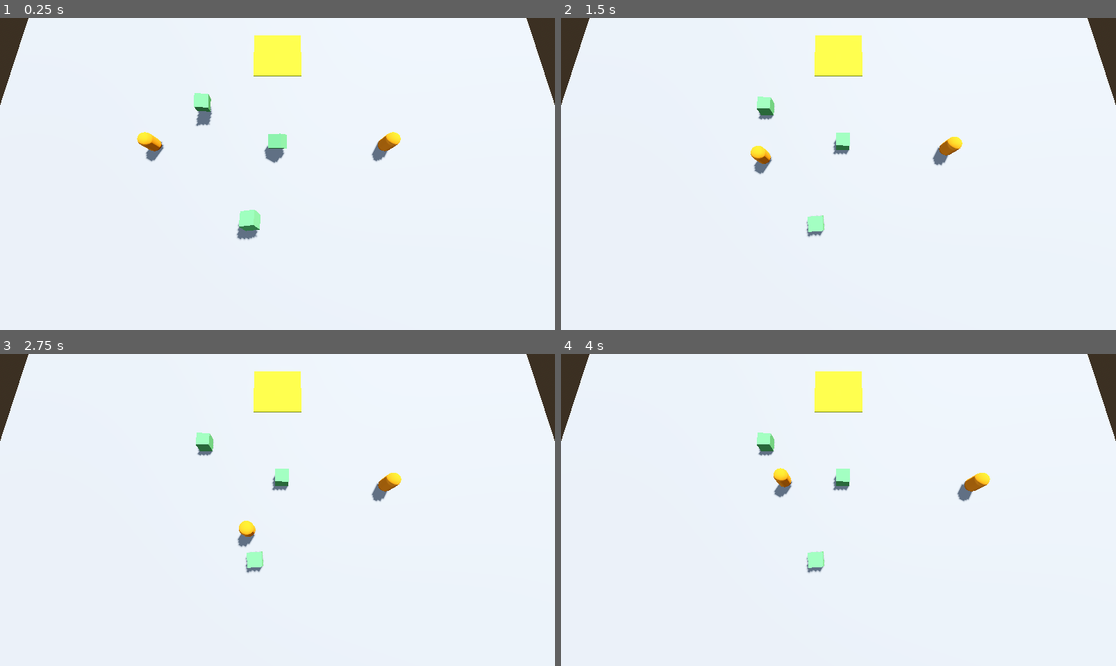
Above: before the commit, frames 1-4 (two rows, left to right).
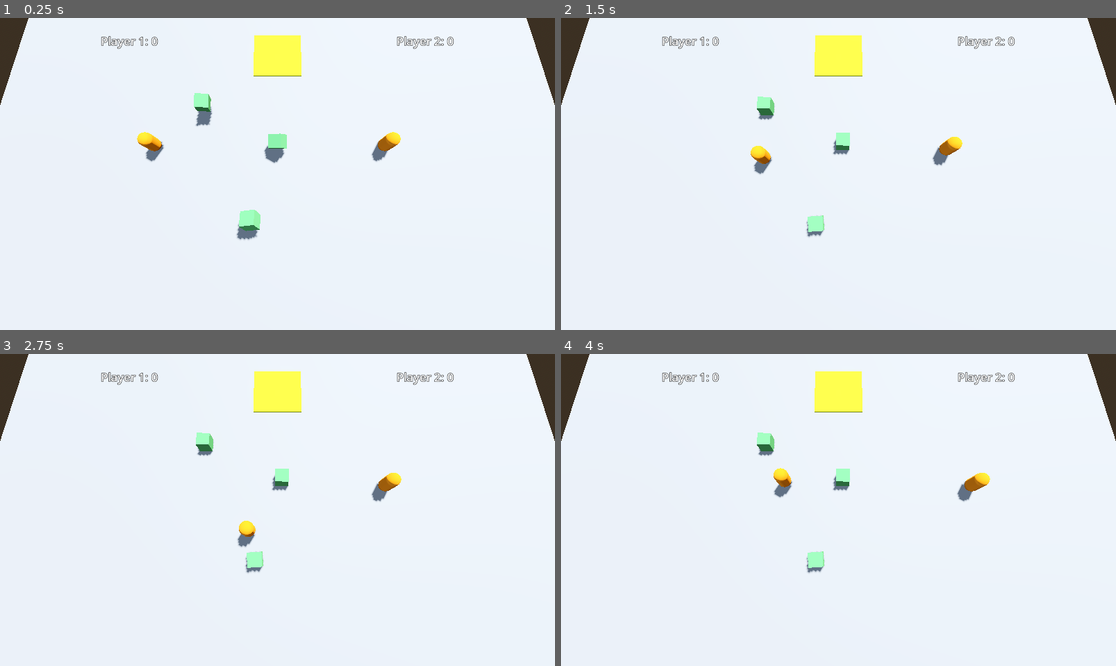
Above: after the commit, the same moments.

Repository: berkunal/farm-sabotage-prototype
Game: Godot game, scene res://scenes/world.tscn
The game is run twice, just before and just after one commit, with the same random seed, the same clock (stepped at 60 frames per second) and the same inputs.
Inputs:
- Up to frame 1 (0.25 s): no input
- Up to frame 2 (1.5 s): hold D (p1_right) 0.53-1.28 s; tap E (p1_interact) at 0.6 s; hold S (p1_down) from 1.28 s (still down); tap Down (p2_down) at 1.35 s
- Up to frame 3 (2.75 s): release S (p1_down) at 2.03 s; hold D (p1_right) from 2.03 s (still down); tap P (p2_interact) at 2.1 s
- Up to frame 4 (4 s): release D (p1_right) at 2.78 s; hold W (p1_up) 2.78-3.53 s; tap Left (p2_left) at 2.85 s; hold A (p1_left) from 3.53 s (still down); hold Right (p2_right) from 3.53 s (still down)

The runs differ from the first frame. In frame 1, 0.3% of the frame differs, in the area x 18-82%, y 5-11%; in frame 2, 0.3%; in frame 3, 0.3%; in frame 4, 0.3%.

Commit message:
Add drop zone and scoring

Diff:
--- /dev/null
+++ b/resources/score_label.tres
@@ -0,0 +1,6 @@
+[gd_resource type="LabelSettings" format=3 uid="uid://bip4slgfeqy4f"]
+
+[resource]
+font_size = 24
+outline_size = 3
+outline_color = Color(0, 0, 0, 1)
--- a/scenes/world.tscn
+++ b/scenes/world.tscn
@@ -1,9 +1,11 @@
-[gd_scene load_steps=11 format=3 uid="uid://g7xoeltvtmr6"]
+[gd_scene load_steps=13 format=3 uid="uid://g7xoeltvtmr6"]
 
 [ext_resource type="PackedScene" uid="uid://chg43aqlcpl6q" path="res://scenes/player.tscn" id="1_rwgxs"]
 [ext_resource type="PackedScene" uid="uid://55qmimsyggod" path="res://scenes/crop.tscn" id="2_4wyf3"]
 [ext_resource type="Script" uid="uid://cwqc1rt8ywc8q" path="res://scripts/drop_zone.gd" id="3_4wyf3"]
 [ext_resource type="Script" uid="uid://l316c8vtv74n" path="res://scripts/score_manager.gd" id="4_k0juu"]
+[ext_resource type="LabelSettings" uid="uid://bip4slgfeqy4f" path="res://resources/score_label.tres" id="5_71j4m"]
+[ext_resource type="Script" uid="uid://cb8631idmsqla" path="res://scripts/hud.gd" id="5_qfnet"]
 
 [sub_resource type="ProceduralSkyMaterial" id="ProceduralSkyMaterial_fj7yv"]
 sky_horizon_color = Color(0.662243, 0.671743, 0.686743, 1)
@@ -73,3 +75,25 @@
 
 [node name="ScoreManager" type="Node" parent="."]
 script = ExtResource("4_k0juu")
+
+[node name="HUD" type="CanvasLayer" parent="."]
+script = ExtResource("5_qfnet")
+
+[node name="HBoxContainer" type="HBoxContainer" parent="HUD"]
+anchors_preset = 10
+anchor_right = 1.0
+offset_top = 31.0
+offset_bottom = 54.0
+grow_horizontal = 2
+theme_override_constants/separation = 495
+alignment = 1
+
+[node name="Player1Score" type="Label" parent="HUD/HBoxContainer"]
+layout_mode = 2
+text = "Player 1: 0"
+label_settings = ExtResource("5_71j4m")
+
+[node name="Player2Score" type="Label" parent="HUD/HBoxContainer"]
+layout_mode = 2
+text = "Player 2: 0"
+label_settings = ExtResource("5_71j4m")
--- a/scripts/drop_zone.gd
+++ b/scripts/drop_zone.gd
@@ -4,13 +4,12 @@
 signal crop_delivered(player_id: int)
 
 func _ready():
+	add_to_group("drop_zones")
 	connect("body_entered", Callable(self, "_on_body_entered"))
 
 func _on_body_entered(body):
-	print("some one entered")
 	# Check if the thing is a crop
 	if body.is_in_group("crops") and body.get("last_owner") != null:
-		print("AH!")
 		var player_id = body.last_owner.player_id
 		emit_signal("crop_delivered", player_id)
 
--- /dev/null
+++ b/scripts/hud.gd
@@ -0,0 +1,14 @@
+extends CanvasLayer
+
+@onready var player_1_score: Label = $HBoxContainer/Player1Score
+@onready var player_2_score: Label = $HBoxContainer/Player2Score
+
+func _ready() -> void:
+	add_to_group("hud")
+
+func update_score(player_id: int, score: int):
+	match player_id:
+		1:
+			player_1_score.text = "Player 1: %d" % score
+		2:
+			player_2_score.text = "Player 2: %d" % score
--- a/scripts/score_manager.gd
+++ b/scripts/score_manager.gd
@@ -1,10 +1,17 @@
 extends Node
 
-var scores = {1: 0, 2: 0}
+var player_scores = {1: 0, 2: 0}
 
-func register_drop_zone(drop_zone):
-	drop_zone.connect("crop_delivered", Callable(self, "_on_crop_delivered"))
+func _ready():
+	# Assuming bins are already in the scene when world starts
+	var drop_zones = get_tree().get_nodes_in_group("drop_zones")
+	for drop_zone in drop_zones:
+		drop_zone.connect("crop_delivered", Callable(self, "_on_crop_delivered"))
 
 func _on_crop_delivered(player_id: int):
-	if scores.has(player_id):
-		scores[player_id] += 1
+	if player_id in player_scores:
+		player_scores[player_id] += 1
+
+	var hud = get_tree().get_first_node_in_group("hud")
+	if hud:
+		hud.update_score(player_id, player_scores[player_id])
--- a/scripts/world.gd
+++ /dev/null
@@ -1,7 +0,0 @@
-extends Node3D
-
-@onready var score_manager: Node = $ScoreManager
-
-
-func _ready() -> void:
-	score_manager.
Not shown, added: scripts/hud.gd.uid
Not shown, removed: scripts/world.gd.uid
